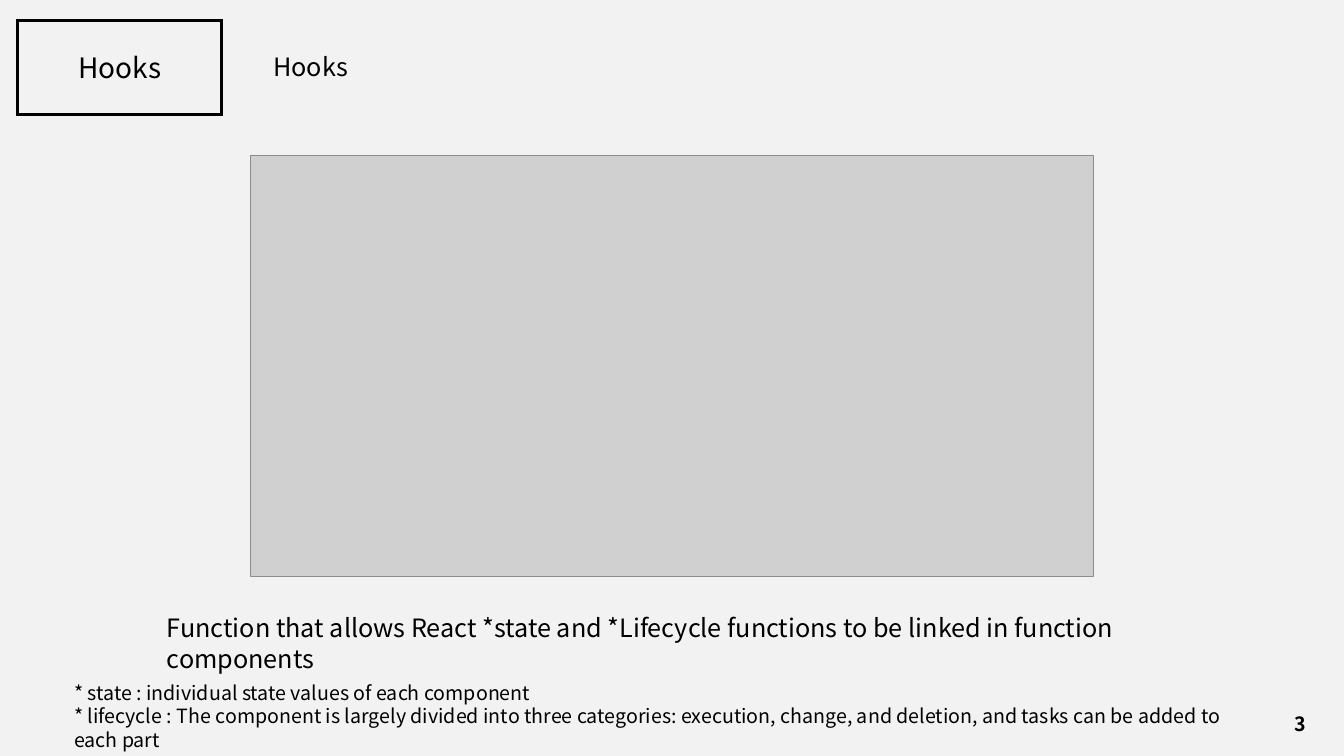
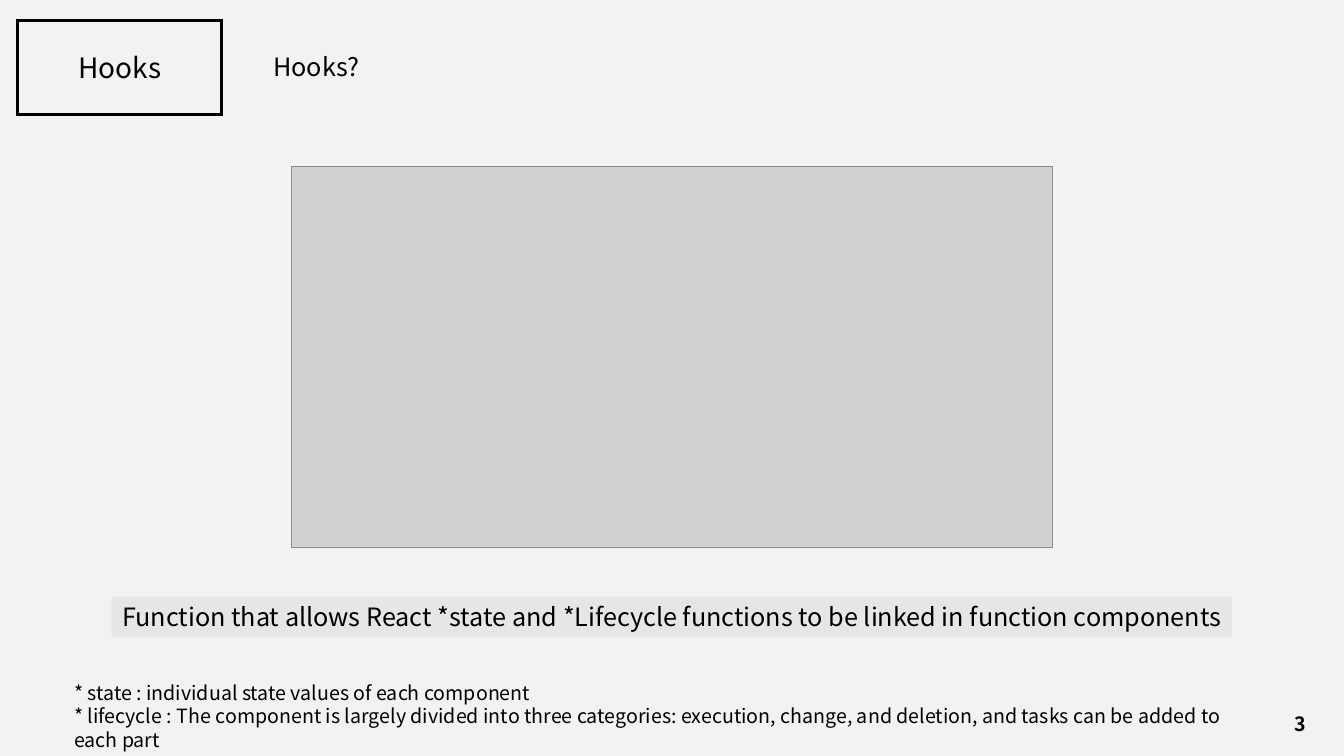
Before and after one commit to J3SUNG/Seminar, a slide deck: slide 3 of 210228_React_Hooks.pptx. Drawn at 1344x756 pixels with LibreOffice and Linux fonts; fonts in the diff are those of the drawing; grey boxes stand for pictures. Boxes give left, top, right and bottom in pixels: in the first picture for what was removed or moved away, otherwise in the second. Text is boxed around its words. In the diff, an @@ line names an element or a change of style, - is before the commit and + after.

```diff
--- a/210228_React_Hooks.pptx
+++ b/210228_React_Hooks.pptx
@@ text at bbox=[273, 56, 359, 77]: text changed @@
-Hooks
+Hooks?
@@ picture: place and size @@
-picture at bbox=[251, 155, 1094, 577]
+picture at bbox=[291, 167, 1054, 548]
@@ rectangle "Function that allows React *state ...": place and size @@
-rectangle "Function that allows React *state ..." at bbox=[167, 616, 1113, 643]
+rectangle "Function that allows React *state ..." at bbox=[112, 597, 1233, 637]
@@ rectangle "Function that allows React *state ..." at bbox=[112, 597, 1233, 637]: alignment left to centre; fill none to #E7E6E6 @@
```
Also in this commit, not shown: 24 other slides changed.
